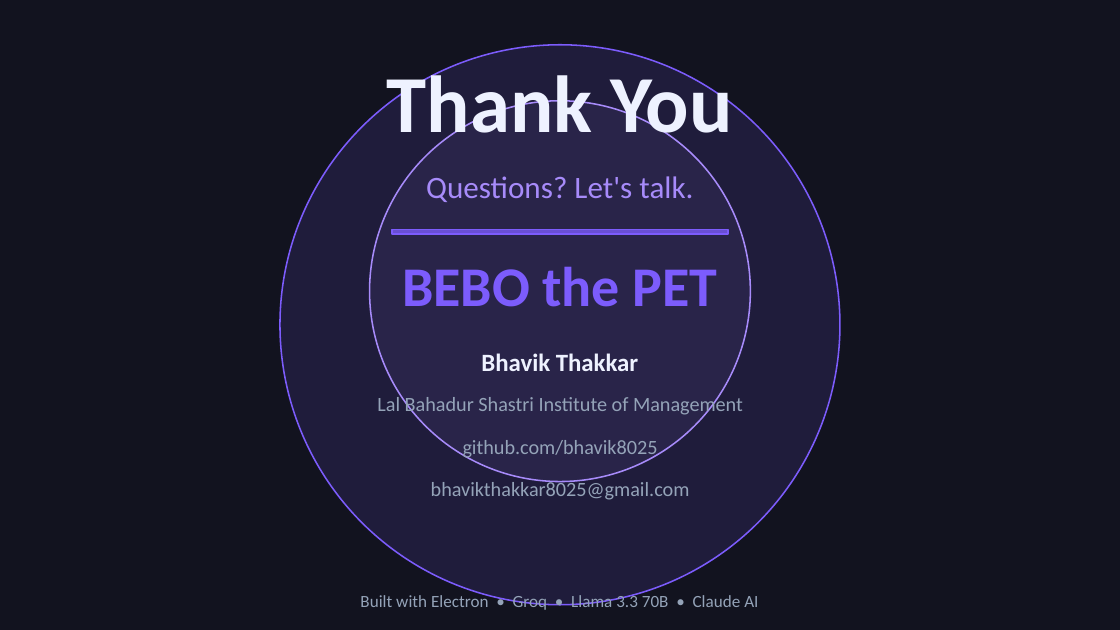
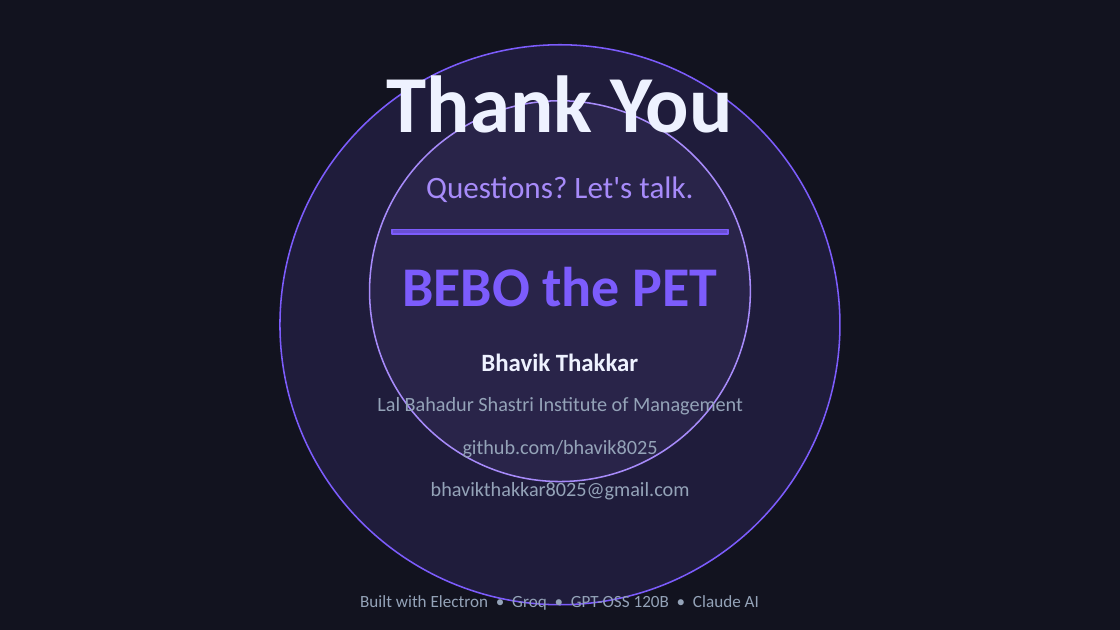
Before and after one commit to bhavik8025/BEBO-the-PET, a slide deck: slide 15 of BEBO-Pitch-Deck.pptx. Drawn at 1120x630 pixels with LibreOffice and Linux fonts; fonts in the diff are those of the drawing. Boxes give left, top, right and bottom in pixels: in the first picture for what was removed or moved away, otherwise in the second. Text is boxed around its words. In the diff, an @@ line names an element or a change of style, - is before the commit and + after.

```diff
--- a/BEBO-Pitch-Deck.pptx
+++ b/BEBO-Pitch-Deck.pptx
@@ text at bbox=[360, 593, 759, 610]: text changed @@
-Built with Electron • Groq • Llama 3.3 70B • Claude AI
+Built with Electron • Groq • GPT-OSS 120B • Claude AI
```
Also in this commit, not shown: 12 other slides changed, 17 other files.
